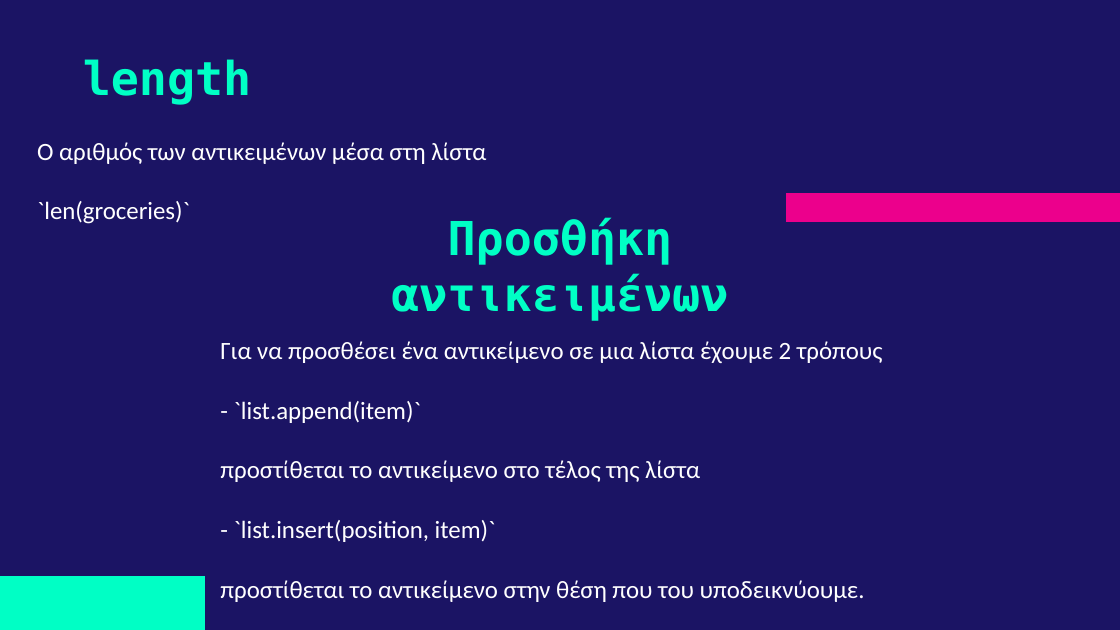
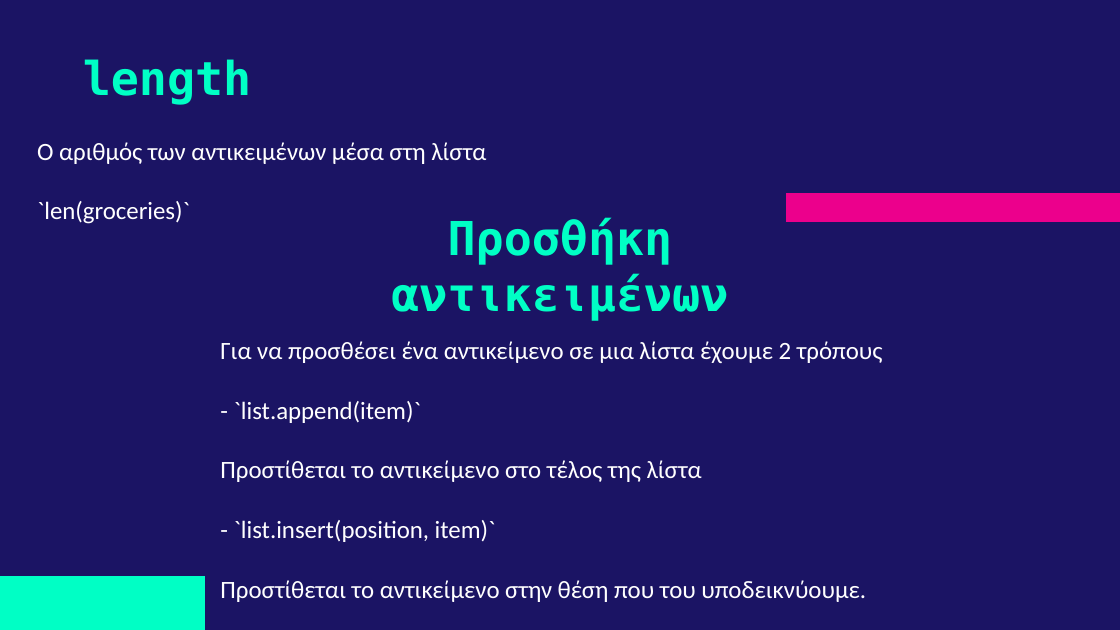
Before and after one commit to deepblue597/python_tutorial, a slide deck: slide 18 of Lesson 1 Python.pptx. Drawn at 1120x630 pixels with LibreOffice and Linux fonts; fonts in the diff are those of the drawing. Boxes give left, top, right and bottom in pixels: in the first picture for what was removed or moved away, otherwise in the second. Text is boxed around its words. In the diff, an @@ line names an element or a change of style, - is before the commit and + after.

```diff
--- a/Lesson 1 Python.pptx
+++ b/Lesson 1 Python.pptx
@@ text at bbox=[220, 460, 702, 482]: text changed @@
-προστίθεται το αντικείμενο στo τέλος της λίστα
+Προστίθεται το αντικείμενο στo τέλος της λίστα
@@ text at bbox=[220, 580, 866, 602]: text changed @@
-προστίθεται το αντικείμενο στην θέση που του υποδεικνύουμε.
+Προστίθεται το αντικείμενο στην θέση που του υποδεικνύουμε.
```
Also in this commit, not shown: 10 other slides changed.
